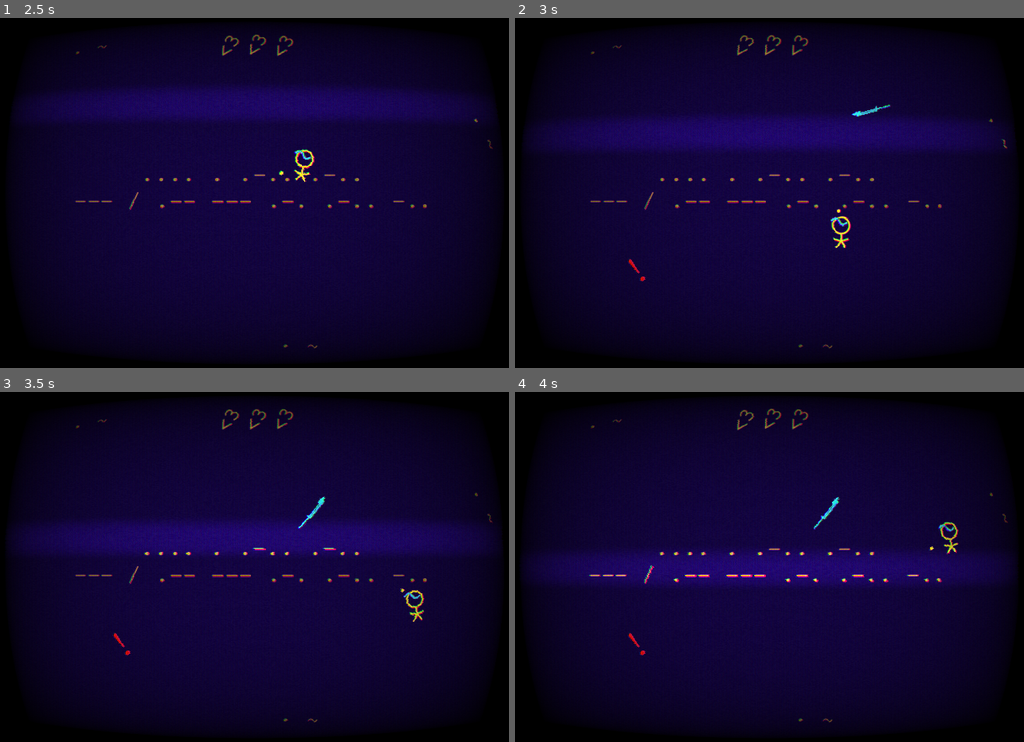
Above: before the commit, frames 1-4 (two rows, left to right).
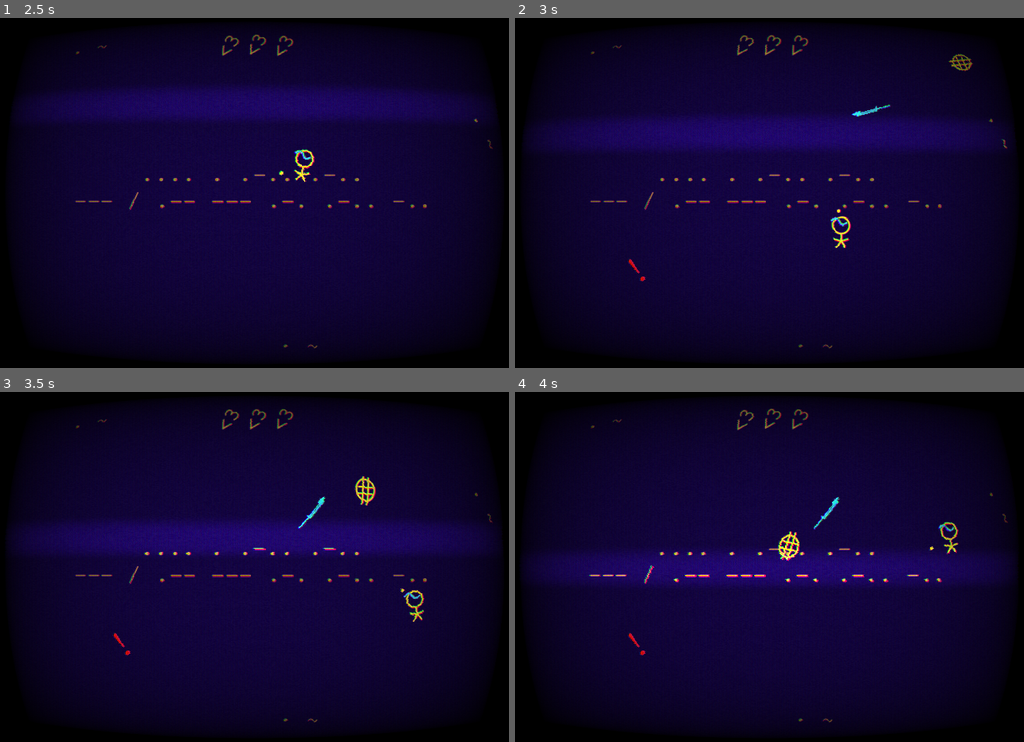
Above: after the commit, the same moments.

Repository: dollythecamus/GJPlus-Recife-2025-10
Game: Godot game, scene res://Visuals/UI/MM/main.tscn
Same seed, same stepped clock (60 frames per second), same inputs: the game is played once before the commit and once after it.
Inputs (mouse positions are in pixels of both pictures, inside the frame that each line leads up to):
- Up to frame 1 (2.5 s): click "Play" at 0.5 s; move the mouse to (366, 175) at 1.27 s; hold D (move_right) 1.28-2.03 s; click (366, 175) at 1.35 s; tap E (pick) at 1.55, 2.1 s; move the mouse to (152, 210) at 2.02 s; hold S (move_down) from 2.03 s (still down); tap Space (roll) at 2.3 s
- Up to frame 2 (3 s): move the mouse to (820, 116) at 2.77 s; release S (move_down) at 2.78 s; hold D (move_right) from 2.78 s (still down); tap Space (roll) at 2.85 s
- Up to frame 3 (3.5 s): keep holding D (move_right); tap Q (defend, bound only after the commit) at 3.05 s
- Up to frame 4 (4 s): move the mouse to (744, 637) at 3.52 s; release D (move_right) at 3.53 s; hold W (move_up) from 3.53 s (still down); tap Q (defend, bound only after the commit) at 3.6 s; click (744, 637) at 3.8 s

Frame 1 is identical in both runs. In frame 2, 0.1% of the frame differs, in the area x 85-90%, y 10-16%; in frame 3, 0.2%; in frame 4, 0.2%, in the area x 51-57%, y 39-49%.

Commit message:
post jam 7 - defense

Diff:
--- a/gjp-godot-project/Objects/Weapons/shooter.gd
+++ b/gjp-godot-project/Objects/Weapons/shooter.gd
@@ -18,7 +18,7 @@
 
 	var new = projectile.instantiate()
 	var m = new.get_node("Mover")
-	m.direction = p.vec.normalized() if not p.vec.is_zero_approx() else Vector2.from_angle(p.global_rotation)
+	m.direction = Vector2.from_angle(point.global_rotation)
 	m.direction += bullet_spread()
 	m.mag(1000)
 	new.global_position = point.global_position + m.direction
@@ -27,7 +27,6 @@
 
 	$AudioStreamPlayer.play()
 
-
 func bullet_spread():
 	const a = .1
 	return Vector2(
--- a/gjp-godot-project/Objects/healthpack.gd
+++ b/gjp-godot-project/Objects/healthpack.gd
@@ -1,6 +1,12 @@
 extends Node2D
+
+var health = 2:
+	set(v):
+		health = v
+		if v is String:
+			health = int(v)
 
 func _on_pickable_picked(node) -> void:
 	if node is PlayerControls:
-		node.add_health(3) # adds 3 health to the player (but the bots can also pick it up, unlikely
+		node.add_health(health) # adds 3 health to the player (but the bots can also pick it up, unlikely
 		queue_free()
--- a/gjp-godot-project/Objects/healthpack.tscn
+++ b/gjp-godot-project/Objects/healthpack.tscn
@@ -1,13 +1,23 @@
-[gd_scene load_steps=7 format=3 uid="uid://d4jpd37sy667b"]
+[gd_scene load_steps=9 format=3 uid="uid://d4jpd37sy667b"]
 
 [ext_resource type="Script" uid="uid://dvttpxrkbop7h" path="res://Scripts/pickable.gd" id="1_thclg"]
 [ext_resource type="Script" uid="uid://cysytuq0fod35" path="res://Objects/healthpack.gd" id="1_xbqn6"]
 [ext_resource type="LabelSettings" uid="uid://dmim8nkbsapak" path="res://Objects/Weapons/weapons.tres" id="2_esrj5"]
 [ext_resource type="Script" uid="uid://brtc2oowy8obq" path="res://Scripts/move.gd" id="2_hv2jg"]
 [ext_resource type="Script" uid="uid://c06bwdrxfw41f" path="res://Scripts/point.gd" id="3_x8ik8"]
+[ext_resource type="FontFile" uid="uid://cmodjfq830mxj" path="res://Visuals/ASCII/FreeMono.ttf" id="5_m07p7"]
 
 [sub_resource type="RectangleShape2D" id="RectangleShape2D_hv2jg"]
 size = Vector2(28, 32)
+
+[sub_resource type="LabelSettings" id="LabelSettings_bvouu"]
+line_spacing = 8.0
+font = ExtResource("5_m07p7")
+font_size = 36
+font_color = Color(0.13725491, 0.89411765, 0.8784314, 1)
+outline_size = 1
+outline_color = Color(0.96076876, 0.15341124, 0.9637677, 0.5411765)
+shadow_size = 0
 
 [node name="Healthpack" type="Node2D"]
 script = ExtResource("1_xbqn6")
@@ -16,6 +26,20 @@
 script = ExtResource("3_x8ik8")
 rotate_parent = true
 metadata/_custom_type_script = "uid://c06bwdrxfw41f"
+
+[node name="Pickable" type="Area2D" parent="." node_paths=PackedStringArray("move", "point")]
+collision_layer = 2
+collision_mask = 0
+monitoring = false
+script = ExtResource("1_thclg")
+move = NodePath("../Mover")
+point = NodePath("../Pointer")
+metadata/_custom_type_script = "uid://dvttpxrkbop7h"
+
+[node name="CollisionShape2D" type="CollisionShape2D" parent="Pickable"]
+position = Vector2(0, -3)
+shape = SubResource("RectangleShape2D_hv2jg")
+debug_color = Color(0, 0.6, 0.69803923, 0)
 
 [node name="visual" type="Node2D" parent="."]
 
@@ -47,16 +71,19 @@
 anchor_top = 0.5
 anchor_right = 0.5
 anchor_bottom = 0.5
-offset_left = -25.0
-offset_top = -26.0
-offset_right = 25.0
-offset_bottom = 26.0
+offset_left = -20.0
+offset_top = -41.999996
+offset_right = 30.0
+offset_bottom = 10.000004
 grow_horizontal = 2
 grow_vertical = 2
+rotation = -0.7853982
+scale = Vector2(0.4951837, 0.4951837)
+pivot_offset = Vector2(28.618204, 47.697014)
 theme_override_colors/font_color = Color(1, 1, 1, 1)
 theme_override_font_sizes/font_size = 20
-text = "+"
-label_settings = ExtResource("2_esrj5")
+text = "<3"
+label_settings = SubResource("LabelSettings_bvouu")
 horizontal_alignment = 1
 vertical_alignment = 1
 metadata/_edit_use_anchors_ = true
@@ -145,19 +172,6 @@
 vertical_alignment = 1
 metadata/_edit_use_anchors_ = true
 
-[node name="Pickable" type="Area2D" parent="." node_paths=PackedStringArray("move", "point")]
-collision_layer = 2
-collision_mask = 0
-monitoring = false
-script = ExtResource("1_thclg")
-move = NodePath("../Mover")
-point = NodePath("../Pointer")
-metadata/_custom_type_script = "uid://dvttpxrkbop7h"
-
-[node name="CollisionShape2D" type="CollisionShape2D" parent="Pickable"]
-position = Vector2(0, -3)
-shape = SubResource("RectangleShape2D_hv2jg")
-
 [node name="Mover" type="Node" parent="."]
 script = ExtResource("2_hv2jg")
 speed = 300.0
--- /dev/null
+++ b/gjp-godot-project/Player/defense.tscn
@@ -0,0 +1,199 @@
+[gd_scene load_steps=10 format=3 uid="uid://byhp5scf6yjyc"]
+
+[ext_resource type="FontFile" uid="uid://cmodjfq830mxj" path="res://Visuals/ASCII/FreeMono.ttf" id="1_r2qr3"]
+[ext_resource type="Script" uid="uid://bnrviih0008y5" path="res://Scripts/hit.gd" id="2_ogmly"]
+[ext_resource type="Script" uid="uid://cyo8c06s31fwq" path="res://Scripts/health.gd" id="3_n0wu0"]
+
+[sub_resource type="LabelSettings" id="LabelSettings_ogmly"]
+line_spacing = -20.0
+font = ExtResource("1_r2qr3")
+font_size = 54
+font_color = Color(0.9019608, 0.8980392, 0.078431375, 1)
+outline_size = 1
+outline_color = Color(0.8627451, 0.20392157, 0.80784315, 1)
+shadow_size = 0
+
+[sub_resource type="LabelSettings" id="LabelSettings_4d5u6"]
+line_spacing = -20.0
+font = ExtResource("1_r2qr3")
+font_size = 36
+font_color = Color(0.9019608, 0.8980392, 0.078431375, 1)
+outline_size = 1
+outline_color = Color(0.8627451, 0.20392157, 0.80784315, 1)
+shadow_size = 0
+
+[sub_resource type="LabelSettings" id="LabelSettings_n0wu0"]
+line_spacing = -20.0
+font = ExtResource("1_r2qr3")
+font_size = 38
+font_color = Color(0.1764706, 0.8980392, 0.92941177, 1)
+outline_size = 1
+outline_color = Color(0.8627451, 0.20392157, 0.80784315, 1)
+shadow_size = 0
+
+[sub_resource type="LabelSettings" id="LabelSettings_r2qr3"]
+line_spacing = -20.0
+font = ExtResource("1_r2qr3")
+font_size = 28
+font_color = Color(0.9019608, 0.8980392, 0.078431375, 1)
+outline_size = 1
+outline_color = Color(0.8627451, 0.20392157, 0.80784315, 1)
+shadow_size = 0
+
+[sub_resource type="CircleShape2D" id="CircleShape2D_n0wu0"]
+radius = 22.203604
+
+[sub_resource type="LabelSettings" id="LabelSettings_8cb6y"]
+line_spacing = -20.0
+font = ExtResource("1_r2qr3")
+font_size = 44
+font_color = Color(0, 0, 0, 1)
+outline_size = 1
+outline_color = Color(0.8627451, 0.20392157, 0.80784315, 1)
+shadow_size = 0
+
+[node name="Defense" type="Node2D"]
+
+[node name="ASCII" type="Label" parent="."]
+texture_filter = 1
+anchors_preset = 8
+anchor_left = 0.5
+anchor_top = 0.5
+anchor_right = 0.5
+anchor_bottom = 0.5
+offset_left = -25.0
+offset_top = -39.0
+offset_right = 25.0
+offset_bottom = 39.0
+grow_horizontal = 2
+grow_vertical = 2
+pivot_offset = Vector2(25, 39)
+theme_override_colors/font_color = Color(1, 1, 1, 1)
+theme_override_font_sizes/font_size = 20
+text = "O"
+label_settings = SubResource("LabelSettings_ogmly")
+horizontal_alignment = 1
+vertical_alignment = 1
+
+[node name="ASCII5" type="Label" parent="."]
+texture_filter = 1
+anchors_preset = 8
+anchor_left = 0.5
+anchor_top = 0.5
+anchor_right = 0.5
+anchor_bottom = 0.5
+offset_left = -24.0
+offset_top = -40.0
+offset_right = 26.0
+offset_bottom = 38.0
+grow_horizontal = 2
+grow_vertical = 2
+pivot_offset = Vector2(25, 39)
+theme_override_colors/font_color = Color(1, 1, 1, 1)
+theme_override_font_sizes/font_size = 20
+text = "o"
+label_settings = SubResource("LabelSettings_4d5u6")
+horizontal_alignment = 1
+vertical_alignment = 1
+
+[node name="ASCII4" type="Label" parent="."]
+texture_filter = 1
+anchors_preset = 8
+anchor_left = 0.5
+anchor_top = 0.5
+anchor_right = 0.5
+anchor_bottom = 0.5
+offset_left = -33.0
+offset_top = -39.0
+offset_right = 32.0
+offset_bottom = 39.0
+grow_horizontal = 2
+grow_vertical = 2
+scale = Vector2(1.3034436, 1.3034436)
+pivot_offset = Vector2(25, 39)
+theme_override_colors/font_color = Color(1, 1, 1, 1)
+theme_override_font_sizes/font_size = 20
+text = "()"
+label_settings = SubResource("LabelSettings_n0wu0")
+horizontal_alignment = 1
+vertical_alignment = 1
+
+[node name="ASCII2" type="Label" parent="."]
+texture_filter = 1
+anchors_preset = 8
+anchor_left = 0.5
+anchor_top = 0.5
+anchor_right = 0.5
+anchor_bottom = 0.5
+offset_left = -25.0
+offset_top = -39.0
+offset_right = 25.0
+offset_bottom = 39.0
+grow_horizontal = 2
+grow_vertical = 2
+pivot_offset = Vector2(25, 39)
+theme_override_colors/font_color = Color(1, 1, 1, 1)
+theme_override_font_sizes/font_size = 20
+text = "''"
+label_settings = SubResource("LabelSettings_r2qr3")
+horizontal_alignment = 1
+vertical_alignment = 1
+
+[node name="ASCII3" type="Label" parent="."]
+texture_filter = 1
+anchors_preset = 8
+anchor_left = 0.5
+anchor_top = 0.5
+anchor_right = 0.5
+anchor_bottom = 0.5
+offset_left = -25.0
+offset_top = -35.0
+offset_right = 25.0
+offset_bottom = 43.0
+grow_horizontal = 2
+grow_vertical = 2
+rotation = -3.1415927
+pivot_offset = Vector2(25, 39)
+theme_override_colors/font_color = Color(1, 1, 1, 1)
+theme_override_font_sizes/font_size = 20
+text = "''"
+label_settings = SubResource("LabelSettings_r2qr3")
+horizontal_alignment = 1
+vertical_alignment = 1
+
+[node name="Health" type="Node" parent="."]
+script = ExtResource("3_n0wu0")
+health = 15
+
+[node name="Hit" type="Area2D" parent="." node_paths=PackedStringArray("flash")]
+script = ExtResource("2_ogmly")
+flash = NodePath("../Flash")
+metadata/_custom_type_script = "uid://bnrviih0008y5"
+
+[node name="Col" type="CollisionShape2D" parent="Hit"]
+shape = SubResource("CircleShape2D_n0wu0")
+
+[node name="Flash" type="Node2D" parent="."]
+visible = false
+
+[node name="ASCII4" type="Label" parent="Flash"]
+texture_filter = 1
+anchors_preset = 8
+anchor_left = 0.5
+anchor_top = 0.5
+anchor_right = 0.5
+anchor_bottom = 0.5
+offset_left = -34.0
+offset_top = -40.0
+offset_right = 31.0
+offset_bottom = 38.0
+grow_horizontal = 2
+grow_vertical = 2
+scale = Vector2(1.3034436, 1.3034436)
+pivot_offset = Vector2(25, 39)
+theme_override_colors/font_color = Color(1, 1, 1, 1)
+theme_override_font_sizes/font_size = 20
+text = "()"
+label_settings = SubResource("LabelSettings_8cb6y")
+horizontal_alignment = 1
+vertical_alignment = 1
--- a/gjp-godot-project/Player/playerControls.gd
+++ b/gjp-godot-project/Player/playerControls.gd
@@ -53,6 +53,11 @@
 		if Input.is_action_just_pressed("roll") and not move.direction.is_zero_approx():
 			upgrades[r].roll()
 
+	if upgrades.any(func(x): return x is Defense):
+		var r = upgrades.find_custom(func(x): return x is Defense)
+		if Input.is_action_just_pressed("defend"):
+			upgrades[r].defend()
+
 signal HIT
 
 func _on_hit() -> void:
@@ -64,10 +69,15 @@
 
 func upgrade(string):
 	if string == "Roll":
-		roll = Globals.add_script(self, "roll.gd")
+		roll = Globals.add_script(self, "roll.gd", func(_n): return)
 		roll.visual = $visual
 		roll.hit = $Hit
 		roll.pointer = $Pointer
 		roll.pickup = $Pickup
 		roll.move = $Mover
 		upgrades.append(roll)
+	elif string == "Defense":
+		roll = Globals.add_script(self, "defense.gd", func(_n): return)
+		roll.p_hit = $Hit
+		roll.move = $Mover
+		upgrades.append(roll)
--- a/gjp-godot-project/Scenario/main.gd
+++ b/gjp-godot-project/Scenario/main.gd
@@ -48,7 +48,7 @@
 			spawner.spawn_weapon(args[1])
 			trigger_next()
 		elif args[0] == Globals.POWER:
-			spawner.spawn_object(args[1])
+			spawner.spawn_object(args[1], func(n):n.set(args[1], args[2]))
 			trigger_next()
 		elif args[0] == Globals.STORY:
 			story(args[1])
--- /dev/null
+++ b/gjp-godot-project/Scripts/defense.gd
@@ -0,0 +1,51 @@
+extends Node
+class_name Defense
+
+# set when upgraded
+
+@onready var n = get_parent()
+
+var move
+var p_hit
+
+var defense = preload("res://Player/defense.tscn").instantiate()
+
+var duration = 5.0
+var defending = false
+
+var rate = Rate.new()
+var health = defense.get_node("Health")
+var hit = defense.get_node("Hit")
+var c = hit.get_node("Col")
+
+func _ready() -> void:
+	health.n = self
+
+	n.add_child(rate)
+	n.add_child(defense)
+	defense.hide()
+	rate.connect("done", _on_rate_done)
+
+func defend():
+	if rate.waiting:
+		stop()
+		return
+
+	move.disable()
+	p_hit.disable()
+	defense.show()
+
+	rate.start(duration * 3.0)
+
+func stop():
+	rate.interrupt()
+	defense.hide()
+	move.enable()
+	p_hit.enable()
+
+func die():
+	stop()
+
+func _on_rate_done():
+	defense.hide()
+	move.enable()
--- a/gjp-godot-project/Scripts/health.gd
+++ b/gjp-godot-project/Scripts/health.gd
@@ -8,15 +8,13 @@
 @export var is_player = false
 
 var damage_boost = false
+var damage_boost_time = .7
 
 @export var health = 10:
 	set(v):
 		if health < v:
 			health = v
-			c = 0
-			damage_boost = true
 			health_changed.emit(v)
-			return
 
 		if damage_boost:
 			return
@@ -36,6 +34,6 @@
 var c = 0
 func _process(delta):
 	c += delta
-	if damage_boost and c >= .7:
+	if damage_boost and c >= damage_boost_time:
 		damage_boost = false
 		c = 0
--- a/gjp-godot-project/Scripts/hit.gd
+++ b/gjp-godot-project/Scripts/hit.gd
@@ -4,6 +4,8 @@
 @export var flash : Node2D
 @export var health : Health
 @export var mover : Mover
+
+@onready var c = Globals.first_child_of_type(self, "CollisionShape2D")
 
 signal HIT
 
@@ -23,3 +25,9 @@
 		mover.velocity += dir * dmg * knock
 	HIT.emit()
 	$AudioStreamPlayer.play()
+
+func disable():
+	c.disabled = true
+
+func enable():
+	c.disabled = false
--- a/gjp-godot-project/Scripts/rate.gd
+++ b/gjp-godot-project/Scripts/rate.gd
@@ -12,6 +12,7 @@
 
 var c = 0
 var duration = TAU
+var interupted = false
 
 func _ready() -> void:
 	set_process(false)
@@ -23,7 +24,14 @@
 	show()
 	set_process(true)
 	await get_tree().create_timer(rate).timeout
+	if interupted:
+		return
 	done.emit()
+	waiting = false
+	hide()
+	set_process(false)
+
+func interrupt():
 	waiting = false
 	hide()
 	set_process(false)
--- a/gjp-godot-project/Scripts/roll.gd
+++ b/gjp-godot-project/Scripts/roll.gd
@@ -14,7 +14,7 @@
 var roll_visual = preload("res://Player/roll.tscn").instantiate()
 
 var duration = .4
-var length = 1000
+var length = 1500
 
 var rate = Rate.new()
 
@@ -30,8 +30,8 @@
 	visual.hide()
 	roll_visual.show()
 
-	rate.start(duration)
-	move.mag(1000)
+	rate.start(duration * 1.1)
+	move.mag(length)
 
 	await rate.done
 
--- a/gjp-godot-project/Scripts/spawner.gd
+++ b/gjp-godot-project/Scripts/spawner.gd
@@ -27,11 +27,12 @@
 	await get_tree().create_timer(1.5).timeout
 	hint.hide()
 
-func spawn_object(type):
+func spawn_object(type, callable):
 	var new = Globals.objects[type].instantiate()
 	new.global_position = opposite.global_position
 	root.call_deferred("add_child", new)
 	await new.ready
+	callable.call(new)
 	throw_object_towards_player(new)
 
 func spawn_weapon(type):
--- a/gjp-godot-project/globals.gd
+++ b/gjp-godot-project/globals.gd
@@ -6,7 +6,7 @@
 }
 
 var objects = {
-	"healthpack": preload("res://Objects/healthpack.tscn"),
+	"health": preload("res://Objects/healthpack.tscn"),
 	"upgrade": preload("res://Objects/upgrade.tscn")
 }
 
@@ -17,33 +17,34 @@
 }
 
 const progression = [
+	"power:upgrade:Defense",
 	"weapon:melee",
 	"enemy:ZeroI:1",
 	"story:the monsters kill me",
 	"enemy:ZeroII:1",
-	"power:healthpack",
+	"power:health:2",
 	"enemy:ZeroII:2",
 	"story:saw what is beyond life",
 	"enemy:ZeroIII:1",
 	"enemy:ZeroII:2",
 	"weapon:pistol",
-	"power:healthpack",
+	"power:health:2",
 	"enemy:ZeroIV:1",
 	"story:where and when am I?",
-	"power:upgrade",
+	"power:upgrade:Roll",
 	"enemy:ZeroIV:2",
 	"enemy:ZeroV:1",
-	"power:healthpack",
+	"power:health:2",
 	"enemy:ZeroVI:1",
 	"weapon:blastgun",
 	"story:terrorized by the Beyond",
 	"enemy:ZeroVI:1",
-	"power:healthpack",
+	"power:health:2",
 	"enemy:ZeroVII:1",
 	"weapon:blastgun",
 	"enemy:ZeroIV:1",
 	"enemy:ZeroVII:1,enemy:ZeroIV:1",
-	"power:healthpack",
+	"power:health:2",
 	"enemy:ZeroV:2",
 ]
 
@@ -62,8 +63,14 @@
 func _enter_tree() -> void:
 	process_mode = Node.PROCESS_MODE_ALWAYS
 
-func add_script(node, script):
+func add_script(node, script, callable):
 	var new = Node.new()
 	new.set_script(load("res://Scripts/" + script))
 	node.add_child.call_deferred(new)
+	callable.call(new)
 	return new
+
+func first_child_of_type(node, type):
+	for i in node.get_children():
+		if i.is_class(type):
+			return i
--- a/gjp-godot-project/project.godot
+++ b/gjp-godot-project/project.godot
@@ -112,6 +112,11 @@
 , Object(InputEventKey,"resource_local_to_scene":false,"resource_name":"","device":-1,"window_id":0,"alt_pressed":false …(182 unchanged characters)…
 ]
 }
+defend={
+"deadzone": 0.2,
+"events": [Object(InputEventKey,"resource_local_to_scene":false,"resource_name":"","device":-1,"window_id":0,"alt_pressed":false,"shift_pressed":false,"ctrl_pressed":false,"meta_pressed":false,"pressed":false,"keycode":0,"physical_keycode":81,"key_label":0,"unicode":113,"location":0,"echo":false,"script":null)
+]
+}
 
 [layer_names]
 
--- a/gjp-godot-project/prototyping.tscn
+++ b/gjp-godot-project/prototyping.tscn
@@ -3,7 +3,7 @@
 [ext_resource type="Script" uid="uid://benal3xfughne" path="res://prototyping.gd" id="1_cxwu1"]
 [ext_resource type="PackedScene" uid="uid://27ex2tehfssw" path="res://Player/player.tscn" id="1_v7tyh"]
 [ext_resource type="PackedScene" uid="uid://cv4xqjfglbvhk" path="res://Objects/upgrade.tscn" id="4_44wxn"]
-[ext_resource type="PackedScene" uid="uid://g1jidhsjrkag" path="res://Objects/Weapons/pistol.tscn" id="5_imp1g"]
+[ext_resource type="PackedScene" uid="uid://d4jpd37sy667b" path="res://Objects/healthpack.tscn" id="5_imp1g"]
 [ext_resource type="PackedScene" uid="uid://bc8xhsymu8msk" path="res://Enemy/bases/base2.tscn" id="5_pgtm1"]
 [ext_resource type="PackedScene" uid="uid://djvxh5kwqm6x" path="res://Objects/Weapons/melee.tscn" id="6_pgtm1"]
 
@@ -146,14 +146,15 @@
 [node name="Node2D" type="Node2D"]
 script = ExtResource("1_cxwu1")
 
-[node name="Pistol" parent="." instance=ExtResource("5_imp1g")]
-position = Vector2(363, 251)
-
 [node name="Player" parent="." instance=ExtResource("1_v7tyh")]
 position = Vector2(252, 215)
 
 [node name="Upgrade" parent="." instance=ExtResource("4_44wxn")]
 position = Vector2(340, 149)
+
+[node name="Upgrade2" parent="." instance=ExtResource("4_44wxn")]
+position = Vector2(304, 102)
+upgrade = "Defense"
 
 [node name="Enemy" parent="." node_paths=PackedStringArray("target") instance=ExtResource("5_pgtm1")]
 position = Vector2(-113, 171)
@@ -166,7 +167,7 @@
 modification_stack = SubResource("SkeletonModificationStack2D_b1uta")
 
 [node name="leg1" parent="Enemy/Skeleton2D/root" index="1"]
-scale = Vector2(0.9999983, 0.9999983)
+scale = Vector2(0.99999803, 0.99999803)
 
 [node name="leg1" parent="Enemy/visual/root/leg0" index="0"]
 position = Vector2(12, -16)
@@ -175,10 +176,14 @@
 position = Vector2(11, 16.999985)
 
 [node name="leg1" parent="Enemy/visual/root" index="1"]
-scale = Vector2(0.9999983, 0.9999983)
+scale = Vector2(0.99999803, 0.99999803)
+
+[node name="leg1" parent="Enemy/visual/root/leg1" index="0"]
+position = Vector2(-14, -17.000015)
 
 [node name="leg2" parent="Enemy/visual/root/leg1/leg1" index="0"]
-position = Vector2(-13.000015, 16)
+position = Vector2(-13, 16.000015)
+scale = Vector2(1, 1)
 
 [node name="leg2" parent="Enemy/visual/root" index="2"]
 position = Vector2(18.000061, 12.000015)
@@ -209,7 +214,7 @@
 modification_stack = SubResource("SkeletonModificationStack2D_olbv0")
 
 [node name="leg1" parent="Enemy2/Skeleton2D/root" index="1"]
-scale = Vector2(0.9999982, 0.9999982)
+scale = Vector2(0.999998, 0.999998)
 
 [node name="leg1" parent="Enemy2/visual/root/leg0" index="0"]
 position = Vector2(12.000008, -16)
@@ -218,13 +223,13 @@
 position = Vector2(10.999994, 17.00003)
 
 [node name="leg1" parent="Enemy2/visual/root" index="1"]
-scale = Vector2(0.9999982, 0.9999982)
+scale = Vector2(0.999998, 0.999998)
 
 [node name="leg1" parent="Enemy2/visual/root/leg1" index="0"]
 position = Vector2(-14, -16.99997)
 
 [node name="leg2" parent="Enemy2/visual/root/leg1/leg1" index="0"]
-position = Vector2(-13, 15.999908)
+position = Vector2(-13, 15.999939)
 
 [node name="leg2" parent="Enemy2/visual/root" index="2"]
 position = Vector2(18.000061, 12.0000305)
@@ -244,17 +249,20 @@
 [node name="leg2" parent="Enemy2/visual/root/leg3/leg1" index="0"]
 position = Vector2(-13, 15)
 
+[node name="Healthpack" parent="." instance=ExtResource("5_imp1g")]
+position = Vector2(125, 114)
+
 [node name="Sword" parent="." instance=ExtResource("6_pgtm1")]
-position = Vector2(46, 198)
+position = Vector2(60, 226)
 
 [node name="Sword2" parent="." instance=ExtResource("6_pgtm1")]
-position = Vector2(81, 310)
+position = Vector2(80, 270)
 
 [node name="Sword3" parent="." instance=ExtResource("6_pgtm1")]
-position = Vector2(20, 236)
+position = Vector2(103, 340)
 
 [node name="Sword4" parent="." instance=ExtResource("6_pgtm1")]
-position = Vector2(42, 280)
+position = Vector2(89, 310)
 
 [editable path="Enemy"]
 [editable path="Enemy2"]
Not shown, added: gjp-godot-project/Scripts/defense.gd.uid
